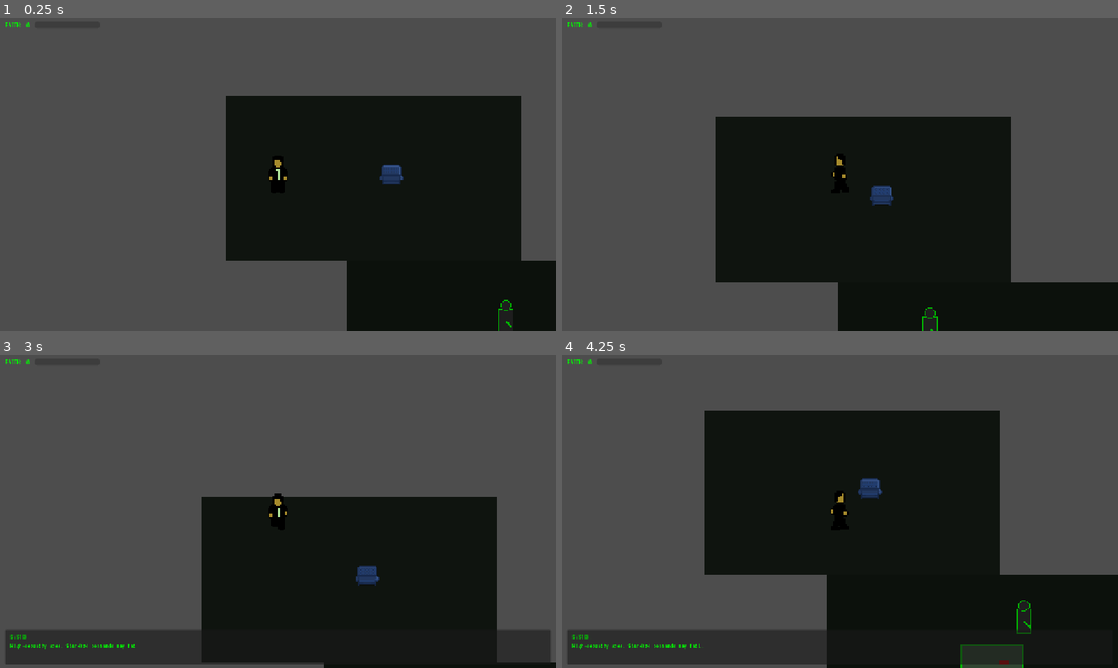
Above: before the commit, frames 1-4 (two rows, left to right).
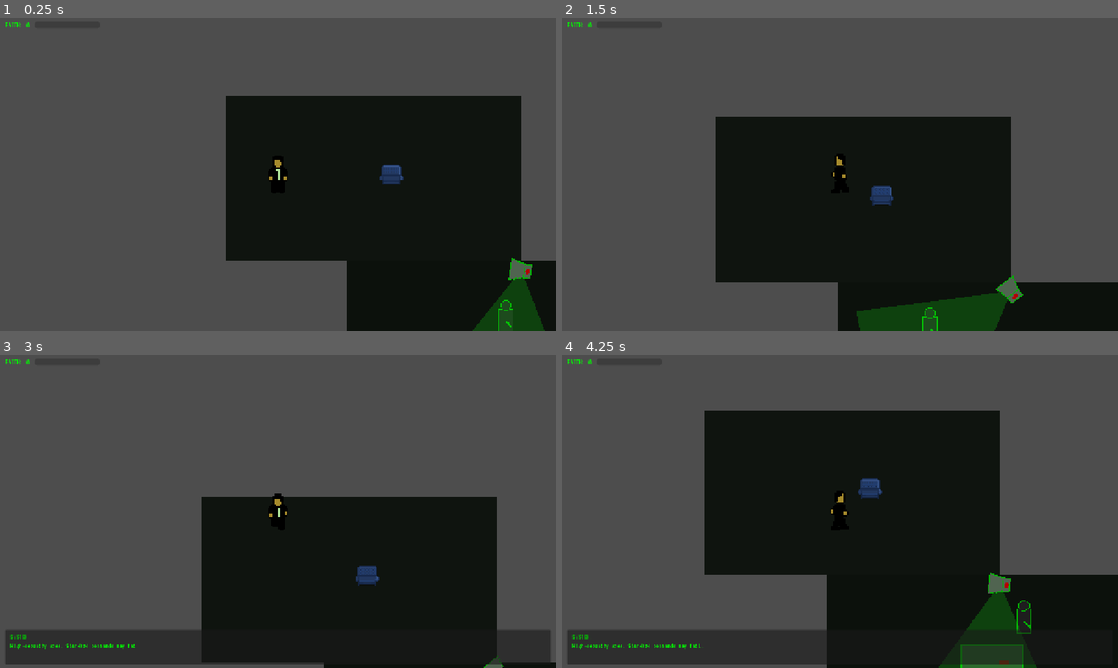
Above: after the commit, the same moments.

Repository: souli10/ressidual_self_image
Game: Godot game, scene res://scenes/levels/level_boss.tscn
Two runs of this game, one before a commit and one after it. Both use one fixed random seed, a clock stepped at 60 frames per second and the inputs below. This scene is started directly instead of the project's main scene.
Inputs (mouse positions are in pixels of both pictures, inside the frame that each line leads up to):
- Up to frame 1 (0.25 s): no input
- Up to frame 2 (1.5 s): tap Enter at 0.5 s; move the mouse to (962, 158) at 0.52 s; click (962, 158) at 0.67 s; move the mouse to (728, 190) at 1.27 s; click (728, 190) at 1.42 s
- Up to frame 3 (3 s): move the mouse to (333, 442) at 2.02 s; click (333, 442) at 2.17 s; move the mouse to (250, 574) at 2.77 s; click (250, 574) at 2.92 s
- Up to frame 4 (4.25 s): move the mouse to (1006, 558) at 3.52 s; click (1006, 558) at 3.67 s

The runs differ from the first frame. In frame 1, 1.4% of the frame differs, in the area x 85-98%, y 76-100%; in frame 2, 2.6%, in the area x 53-83%, y 82-100%; in frame 3, less than 0.1%; in frame 4, 1.1%.

Commit message:
ya final casi

Diff:
--- a/topdown/scenes/levels/level_boss.tscn
+++ b/topdown/scenes/levels/level_boss.tscn
@@ -7,6 +7,7 @@
 [ext_resource type="PackedScene" path="res://scenes/agents/agent.tscn" id="5"]
 [ext_resource type="PackedScene" path="res://scenes/terminal/terminal_ui.tscn" id="6"]
 [ext_resource type="PackedScene" path="res://scenes/ui/hud.tscn" id="7"]
+[ext_resource type="PackedScene" path="res://scenes/objects/camera_obj.tscn" id="8"]
 
 [sub_resource type="RectangleShape2D" id="exit_shape"]
 size = Vector2(80, 16)
@@ -33,6 +34,13 @@
 [node name="Agent" parent="." instance=ExtResource("5")]
 position = Vector2(400, 350)
 
+[node name="SecurityCamera" parent="." instance=ExtResource("8")]
+position = Vector2(400, 260)
+rotation_degrees = 90.0
+sweep_speed = 35.0
+sweep_range = 120.0
+pause_duration = 1.0
+
 [node name="Neo" parent="." instance=ExtResource("2")]
 position = Vector2(120, 150)
 
--- a/topdown/scenes/objects/camera_obj.gd
+++ b/topdown/scenes/objects/camera_obj.gd
@@ -7,11 +7,16 @@
 @export var sweep_range: float = 60.0  # total sweep arc in degrees
 @export var freeze_duration: float = 8.0
 @export var detection_range: float = 180.0
+@export var pause_duration: float = 1.5  # Pause at each end of the sweep
 
 var base_rotation: float = 0.0
 var sweep_timer: float = 0.0
 var is_frozen: bool = false
 var freeze_timer: float = 0.0
+var pause_timer: float = 0.0
+var is_pausing: bool = false
+var sweep_direction: int = 1 # 1 for clockwise/right, -1 for counter-clockwise/left
+var current_sweep_angle: float = 0.0
 
 
 func _ready() -> void:
@@ -36,13 +41,53 @@
 				$DetectionArea.monitoring = true
 		return
 
-	# Sweep back and forth
-	sweep_timer += delta
-	var sweep_offset = sin(sweep_timer * sweep_speed * 0.05) * (sweep_range / 2.0)
-	rotation_degrees = base_rotation + sweep_offset
+	# Sweep back and forth with pauses at ends
+	if is_pausing:
+		pause_timer -= delta
+		if pause_timer <= 0.0:
+			is_pausing = false
+	else:
+		# Use linear sweep for more predictable pauses
+		var move_step = sweep_speed * delta * sweep_direction
+		current_sweep_angle += move_step
+
+		# Check if we've reached the range limit
+		var half_range = sweep_range / 2.0
+		if abs(current_sweep_angle) >= half_range:
+			current_sweep_angle = clamp(current_sweep_angle, -half_range, half_range)
+			sweep_direction *= -1 # Reverse direction
+			is_pausing = true
+			pause_timer = pause_duration
+
+		rotation_degrees = base_rotation + current_sweep_angle
 
 	# Check for player in detection cone
 	_check_detection()
+	queue_redraw()
+
+
+func _draw() -> void:
+	if is_frozen:
+		# Draw a faded or different colored cone when frozen
+		_draw_cone(Color(0.5, 0.5, 0.5, 0.1))
+	else:
+		# Draw the active detection cone
+		_draw_cone(Color(0.1, 1.0, 0.1, 0.2) if not GameManager.is_terminal_open else Color(0.1, 0.8, 0.1, 0.1))
+
+
+func _draw_cone(color: Color) -> void:
+	var points := PackedVector2Array()
+	points.append(Vector2.ZERO)
+
+	var cone_half_angle := 30.0 # 60 degree total cone
+	var segments := 20
+
+	for i in range(segments + 1):
+		var angle_deg = -cone_half_angle + (i * (cone_half_angle * 2.0 / segments))
+		var angle_rad = deg_to_rad(angle_deg)
+		points.append(Vector2.RIGHT.rotated(angle_rad) * detection_range)
+
+	draw_polygon(points, [color])
 
 
 func _check_detection() -> void:
@@ -72,6 +117,8 @@
 func _on_hacked(_command: String) -> void:
 	is_frozen = true
 	freeze_timer = freeze_duration
-	$Visual.color = Color(0.2, 0.2, 0.2, 0.3)
+	if has_node("Visual"):
+		$Visual.modulate = Color(0.2, 0.2, 0.2, 0.5)
 	if has_node("DetectionArea"):
 		$DetectionArea.monitoring = false
+	queue_redraw()
--- a/topdown/scenes/objects/camera_obj.tscn
+++ b/topdown/scenes/objects/camera_obj.tscn
@@ -1,18 +1,18 @@
-[gd_scene load_steps=3 format=3]
+[gd_scene load_steps=4 format=3]
 
 [ext_resource type="Script" path="res://scenes/objects/camera_obj.gd" id="1"]
+[ext_resource type="Texture2D" path="res://assets/objects/security_camera.png" id="2"]
 
 [sub_resource type="RectangleShape2D" id="RectangleShape2D_cam"]
-size = Vector2(20, 20)
+size = Vector2(24, 24)
 
 [node name="SecurityCamera" type="StaticBody2D"]
 collision_layer = 2
 collision_mask = 0
 script = ExtResource("1")
 
-[node name="Visual" type="Polygon2D" parent="."]
-color = Color(0.8, 0.1, 0.1, 1)
-polygon = PackedVector2Array(-10, -10, 10, -10, 10, 10, -10, 10)
+[node name="Visual" type="Sprite2D" parent="."]
+texture = ExtResource("2")
 
 [node name="CollisionShape2D" type="CollisionShape2D" parent="."]
 shape = SubResource("RectangleShape2D_cam")
